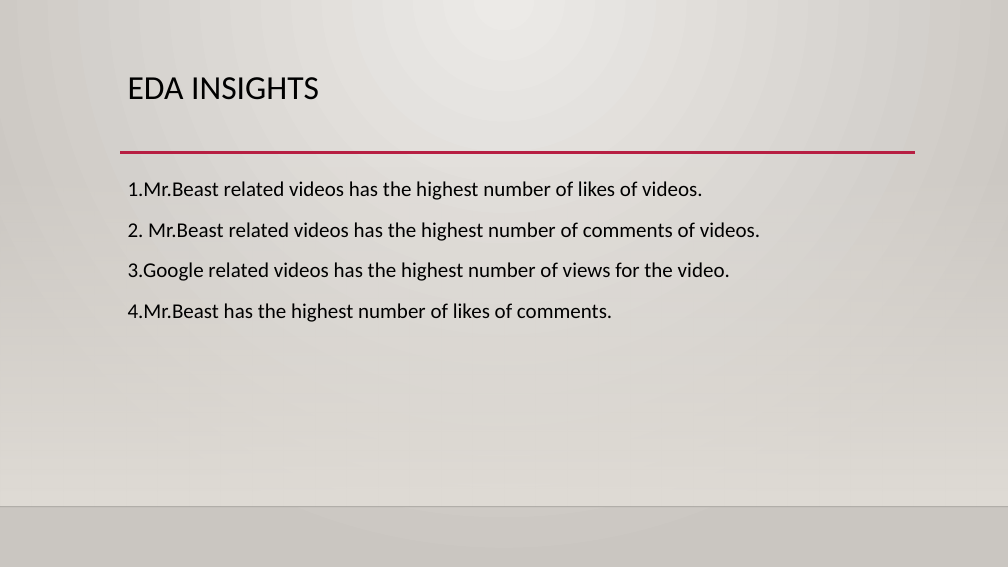
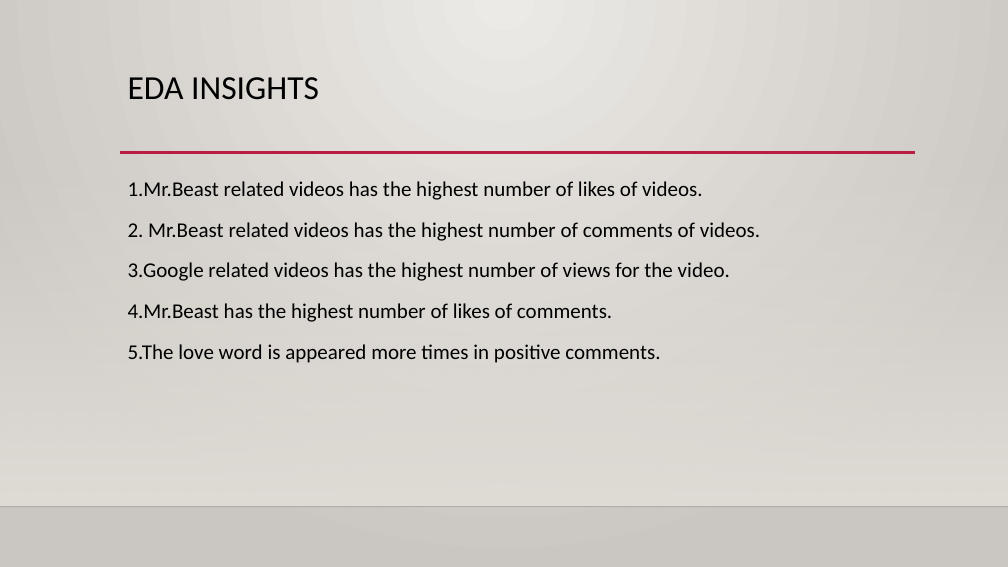
Before and after one commit to Pravallikavyas/Comment2likes, a slide deck: slide 17 of Comment2likes.pptx (slide 15 before the commit). Drawn at 1008x567 pixels with LibreOffice and Linux fonts; fonts in the diff are those of the drawing; background and template pictures are left out. Boxes give left, top, right and bottom in pixels: in the first picture for what was removed or moved away, otherwise in the second. Text is boxed around its words. In the diff, an @@ line names an element or a change of style, - is before the commit and + after.

```diff
--- a/Comment2likes.pptx
+++ b/Comment2likes.pptx
@@ text at bbox=[128, 344, 660, 363]: paragraph added @@
+5.The love word is appeared more times in positive comments.
```
Also in this commit, not shown: 1 other slide changed, 2 slides added.
